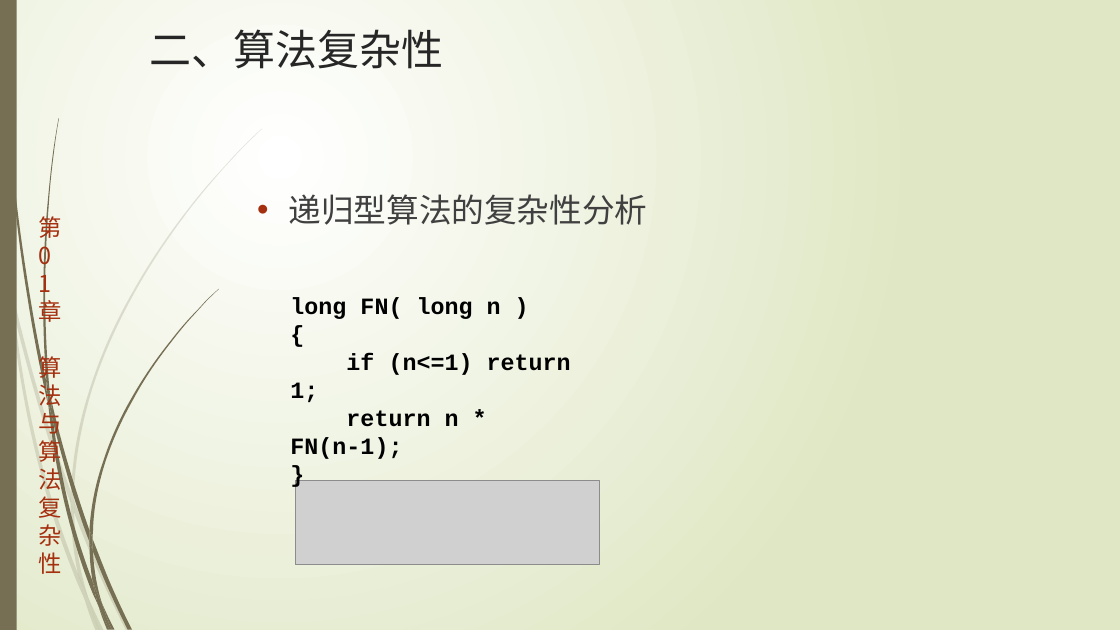
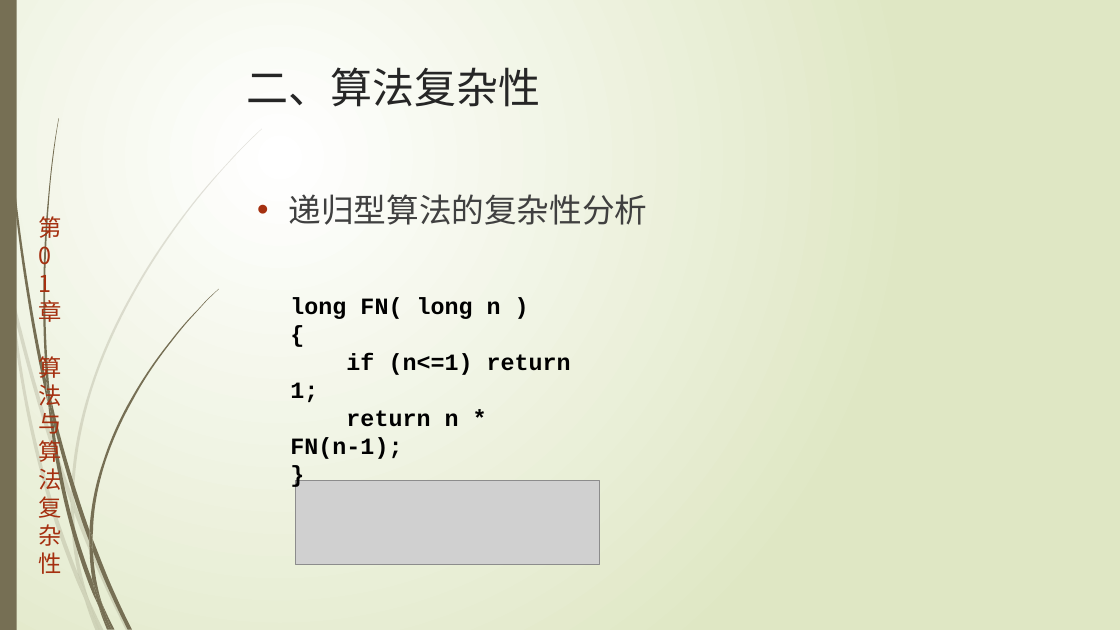
Before and after one commit to TeacherPeng/AlgorithmDesign, a slide deck: slide 6 of 教案/第01章.算法与算法复杂性.pptx. Drawn at 1120x630 pixels with LibreOffice and Linux fonts; fonts in the diff are those of the drawing; grey boxes stand for pictures. Boxes give left, top, right and bottom in pixels: in the first picture for what was removed or moved away, otherwise in the second. Text is boxed around its words. In the diff, an @@ line names an element or a change of style, - is before the commit and + after.

```diff
--- a/教案/第01章.算法与算法复杂性.pptx
+++ b/教案/第01章.算法与算法复杂性.pptx
@@ text "二、算法复杂性": place and size @@
-text "二、算法复杂性" at box(149, 29, 443, 69)
+text "二、算法复杂性" at box(247, 67, 541, 107)
```
Also in this commit, not shown: 5 other slides changed, 2 slides added.
